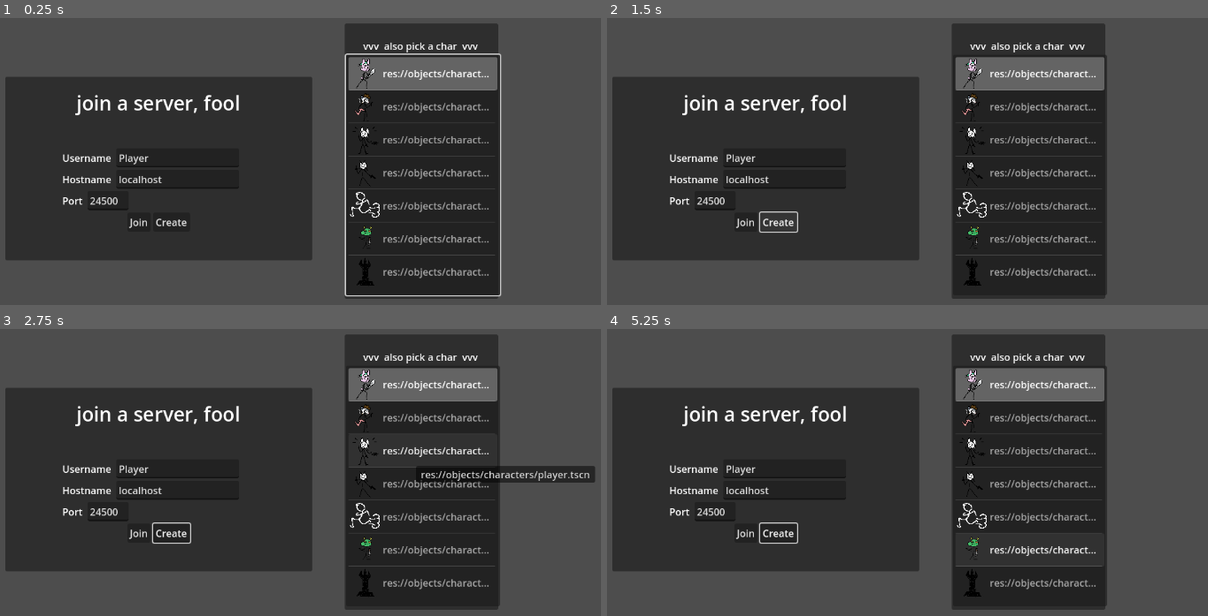
Above: before the commit, frames 1-4 (two rows, left to right).
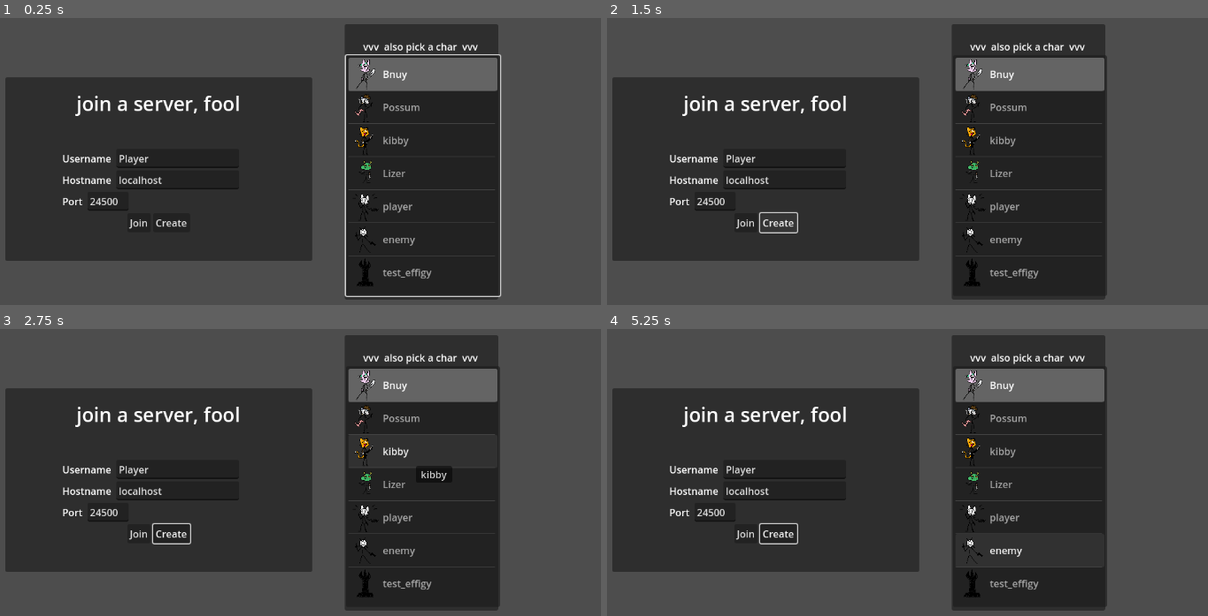
Above: after the commit, the same moments.

Repository: ndvrxd/cultism
Game: Godot game, scene res://scenes/connectScreen.tscn
The game is run twice, just before and just after one commit, with the same random seed, the same clock (stepped at 60 frames per second) and the same inputs.
Inputs (mouse positions are in pixels of both pictures, inside the frame that each line leads up to):
- Up to frame 1 (0.25 s): no input
- Up to frame 2 (1.5 s): click "Join" at 0.5 s; click "Create" at 1.25 s
- Up to frame 3 (2.75 s): tap Enter (Chat) at 2 s; move the mouse to (408, 461) at 2.02 s; hold D (right) from 2.03 s (still down); hold K (CameraTiltDown) from 2.03 s (still down)
- Up to frame 4 (5.25 s): move the mouse to (721, 498) at 2.77 s; release D (right) at 2.78 s; release K (CameraTiltDown) at 2.78 s; hold S (down) 2.78-3.53 s; tap Mouse wheel down (CameraTiltDownImpulse) at 2.85 s; tap Space at 3.5, 5 s; move the mouse to (931, 392) at 3.52 s; hold D (right) 3.53-4.28 s; hold I (CameraTiltUp) 3.53-4.28 s; tap Enter (Chat) at 4.25, 5.1 s; move the mouse to (823, 558) at 4.27 s; hold W (up) 4.28-5.03 s; tap Mouse wheel up (CameraTiltUpImpulse) at 4.35 s; move the mouse to (1075, 538) at 5.02 s; hold A (left) from 5.03 s (still down)

The runs differ from the first frame. In frame 1, 4.2% of the frame differs, in the area x 10-84%, y 1-99%; in frame 2, 3.9%; in frame 3, 4.9%, in the area x 10-99%, y 1-99%; in frame 4, 4.0%.

Commit message:
kibby art & attack

Diff:
--- a/cult-game-version-0.1/objects/characters/kibby.tscn
+++ b/cult-game-version-0.1/objects/characters/kibby.tscn
@@ -1,18 +1,20 @@
-[gd_scene load_steps=6 format=3 uid="uid://ci7mx2j77fwhs"]
+[gd_scene load_steps=8 format=3 uid="uid://ci7mx2j77fwhs"]
 
 [ext_resource type="Script" path="res://scripts/characters/kibby.gd" id="1_j0iaj"]
 [ext_resource type="Texture2D" uid="uid://clqo76f6tebyl" path="res://art/ui/arrow.png" id="2_ooq4y"]
-[ext_resource type="Texture2D" uid="uid://bdeo180vqay6m" path="res://art/ui/run.png" id="3_h4u5f"]
+[ext_resource type="Material" uid="uid://dlqvc37rv373i" path="res://vfx/particle/processmaterial/bladeswing.tres" id="3_c10h1"]
+[ext_resource type="Texture2D" uid="uid://soudc4snc7fj" path="res://art/character ph/kibby ph 2.png" id="3_vd5t2"]
+[ext_resource type="Texture2D" uid="uid://dga7i0vpugytw" path="res://vfx/particle/diamond_blackcenter.png" id="4_y4mt3"]
 
-[sub_resource type="CapsuleShape2D" id="CapsuleShape2D_t0gmv"]
-radius = 25.0
-height = 62.0
+[sub_resource type="CircleShape2D" id="CircleShape2D_86oxc"]
+radius = 27.1662
 
 [sub_resource type="CapsuleShape2D" id="CapsuleShape2D_u7vwb"]
 radius = 5.74163
 height = 21.0526
 
 [node name="Kibby" type="CharacterBody2D"]
+collision_layer = 4
 script = ExtResource("1_j0iaj")
 entityName = "Kibby"
 team = 1
@@ -20,7 +22,7 @@
 controllerPath = "res://objects/controllers/basic_enemy_ai.tscn"
 
 [node name="shoulder" type="Node2D" parent="."]
-position = Vector2(0, -64)
+position = Vector2(0, -91)
 
 [node name="Sprite2D" type="Sprite2D" parent="shoulder"]
 modulate = Color(0.489618, 0.433017, 0.996861, 1)
@@ -29,15 +31,31 @@
 rotation = 1.5708
 texture = ExtResource("2_ooq4y")
 
+[node name="swordwoosh" type="GPUParticles2D" parent="shoulder"]
+z_index = 1
+texture_filter = 1
+scale = Vector2(1.5, 1.5)
+emitting = false
+amount = 1
+process_material = ExtResource("3_c10h1")
+texture = ExtResource("4_y4mt3")
+lifetime = 0.5
+one_shot = true
+fixed_fps = 60
+local_coords = true
+trail_enabled = true
+trail_lifetime = 0.24
+
 [node name="CollisionShape2D" type="CollisionShape2D" parent="."]
-position = Vector2(-12, -41)
-shape = SubResource("CapsuleShape2D_t0gmv")
+position = Vector2(0, -33)
+shape = SubResource("CircleShape2D_86oxc")
 
 [node name="Node2D" type="Node2D" parent="." groups=["upright_sprite"]]
 
 [node name="Sprite2D" type="Sprite2D" parent="Node2D"]
-texture = ExtResource("3_h4u5f")
-offset = Vector2(0, -38.39)
+scale = Vector2(0.745, 0.745)
+texture = ExtResource("3_vd5t2")
+offset = Vector2(0, -95.845)
 
 [node name="hurtbox" type="Area2D" parent="."]
 scale = Vector2(5.225, 5.225)
--- a/cult-game-version-0.1/scenes/connectScreen.tscn
+++ b/cult-game-version-0.1/scenes/connectScreen.tscn
@@ -3,9 +3,9 @@
 [ext_resource type="Script" path="res://scripts/menus/connectScreen.gd" id="1_bngj7"]
 [ext_resource type="Texture2D" uid="uid://b5k4twe1vvha5" path="res://art/character ph/bunny ph.png" id="2_rywp4"]
 [ext_resource type="Texture2D" uid="uid://bdyllnybosvnm" path="res://art/character ph/poss ph.png" id="3_vst5a"]
+[ext_resource type="Texture2D" uid="uid://soudc4snc7fj" path="res://art/character ph/kibby ph 2.png" id="4_3m4t2"]
 [ext_resource type="Texture2D" uid="uid://veo5l360amx3" path="res://art/character ph/player ph.png" id="4_iac7p"]
 [ext_resource type="Texture2D" uid="uid://6i8qff0kq7ei" path="res://art/character ph/enemy ph.png" id="5_hl3gd"]
-[ext_resource type="Texture2D" uid="uid://bdeo180vqay6m" path="res://art/ui/run.png" id="6_2uyg7"]
 [ext_resource type="Texture2D" uid="uid://dx7xpikedu613" path="res://art/character ph/lizer ph.png" id="7_m7alx"]
 [ext_resource type="Texture2D" uid="uid://cqrh7ndjucvg5" path="res://art/character ph/effigy ph.png" id="8_3ew3o"]
 [ext_resource type="Script" path="res://scripts/menus/connectScreenGrabFocus.gd" id="9_ucoia"]
@@ -21,6 +21,8 @@
 anchors_preset = 15
 anchor_right = 1.0
 anchor_bottom = 1.0
+offset_top = 1.0
+offset_bottom = 1.0
 grow_horizontal = 2
 grow_vertical = 2
 script = ExtResource("1_bngj7")
@@ -160,19 +162,19 @@
 grow_vertical = 2
 item_count = 7
 fixed_icon_size = Vector2i(50, 50)
-item_0/text = "res://objects/characters/Bnuy.tscn"
+item_0/text = "Bnuy"
 item_0/icon = ExtResource("2_rywp4")
-item_1/text = "res://objects/characters/Possum.tscn"
+item_1/text = "Possum"
 item_1/icon = ExtResource("3_vst5a")
-item_2/text = "res://objects/characters/player.tscn"
-item_2/icon = ExtResource("4_iac7p")
-item_3/text = "res://objects/characters/enemy.tscn"
-item_3/icon = ExtResource("5_hl3gd")
-item_4/text = "res://objects/characters/kibby.tscn"
-item_4/icon = ExtResource("6_2uyg7")
-item_5/text = "res://objects/characters/Lizer.tscn"
-item_5/icon = ExtResource("7_m7alx")
-item_6/text = "res://objects/characters/test_effigy.tscn"
+item_2/text = "kibby"
+item_2/icon = ExtResource("4_3m4t2")
+item_3/text = "Lizer"
+item_3/icon = ExtResource("7_m7alx")
+item_4/text = "player"
+item_4/icon = ExtResource("4_iac7p")
+item_5/text = "enemy"
+item_5/icon = ExtResource("5_hl3gd")
+item_6/text = "test_effigy"
 item_6/icon = ExtResource("8_3ew3o")
 script = ExtResource("9_ucoia")
 
--- a/cult-game-version-0.1/scripts/characters/kibby.gd
+++ b/cult-game-version-0.1/scripts/characters/kibby.gd
@@ -1,7 +1,46 @@
 extends Entity
 
-# Called when the node enters the scene tree for the first time.
-func _ready() -> void:
+var swordShape:CircleShape2D = CircleShape2D.new()
+@export var guitarRange = 100
+@export var guitarDamage = 20
+
+@export var maxHits = 8;
+
+var swordHitFx:PackedScene = preload("res://vfx/objects/sword_hit.tscn")
+
+func _ready():
 	super._ready()
-	stat_speed = Stat.fromBase(500);
-	stat_maxHp = Stat.fromBase(120);
+	stat_speed = Stat.fromBase(300)
+	stat_maxHp = Stat.fromBase(120)
+	swordShape.radius = 100;
+	hit_landed.connect(onHit)
+	primaryCD = 0.9
+	activeCD = 25
+
+func _process(delta):
+	$Node2D/Sprite2D.flip_h = lookDirection.x < 0
+	super._process(delta)
+
+func primaryFireAction():
+	$shoulder/swordwoosh.restart()
+	$shoulder/swordwoosh.scale.y = -$shoulder/swordwoosh.scale.y
+
+func primaryFireActionAuthority():
+	var ents = shapeCastFromShoulder(lookDirection*guitarRange, swordShape, false)
+	var hits = 0
+	for e:Entity in ents:
+		triggerHitEffectsRpc.rpc(e.shoulderPoint.global_position)
+		if team != e.team:
+			e.changeHealth.rpc(e.health, -guitarDamage, get_path())
+			hits += 1
+		if hits >= maxHits:
+			break
+
+func activeAbilityAction():
+	pass #wololo aoe here
+
+func onHit(pos:Vector2, normal:Vector2):
+	var temp = swordHitFx.instantiate()
+	temp.emitting = true
+	temp.global_position = pos
+	get_parent().add_child(temp)
--- a/cult-game-version-0.1/scripts/menus/connectScreen.gd
+++ b/cult-game-version-0.1/scripts/menus/connectScreen.gd
@@ -6,19 +6,28 @@
 @export var errorMsg:Label;
 @export var charBodySel:ItemList;
 
+@export var path:String = "res://objects/characters/{}.tscn"
+
 func _ready():
 	NetManager.connection_refused.connect(emsgCallback)
 	charBodySel.select(0)
 
 func onJoinClicked():
 	NetManager.playerinfo_local["name"] = nameBox.text;
-	NetManager.playerinfo_local["charbody"] = charBodySel.get_item_text(charBodySel.get_selected_items()[0]);
+	NetManager.playerinfo_local["charbody"] = path.format(
+		[charBodySel.get_item_text(charBodySel.get_selected_items()[0])],
+		"{}"
+		);
 	#NetManager.playerinfo_local["color"] = color.color;
 	NetManager.join_game(addressBox.text, portBox.text.to_int());
 
 func onCreateClicked():
 	NetManager.playerinfo_local["name"] = nameBox.text;
-	NetManager.playerinfo_local["charbody"] = charBodySel.get_item_text(charBodySel.get_selected_items()[0]);
+	NetManager.playerinfo_local["charbody"] = path.format(
+		[charBodySel.get_item_text(charBodySel.get_selected_items()[0])],
+		"{}"
+		);
+	print(NetManager.playerinfo_local["charbody"])
 	#NetManager.playerinfo_local["color"] = color.color;
 	NetManager.start_listen_server("localhost", portBox.text.to_int());
 
Binary file added: cult-game-version-0.1/art/character ph/kibby ph 2.png
Not shown, changed: cult-game-version-0.1/art/character ph/kibby ph 2.png.import
Renamed: cult-game-version-0.1/art/character ph/kibby.png -> cult-game-version-0.1/art/character ph/kibby ph.png
Not shown, added: cult-game-version-0.1/art/character ph/kibby ph.png.import
